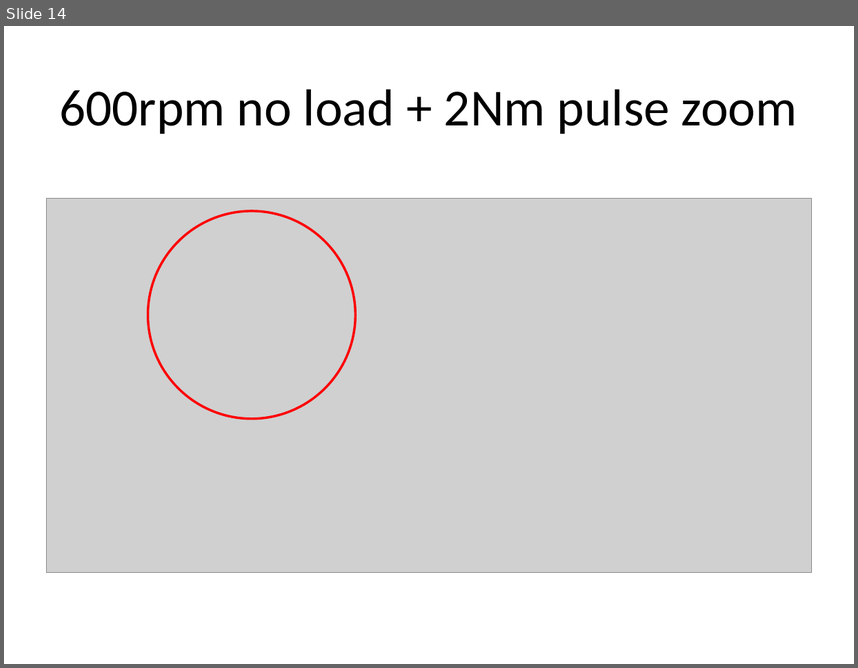
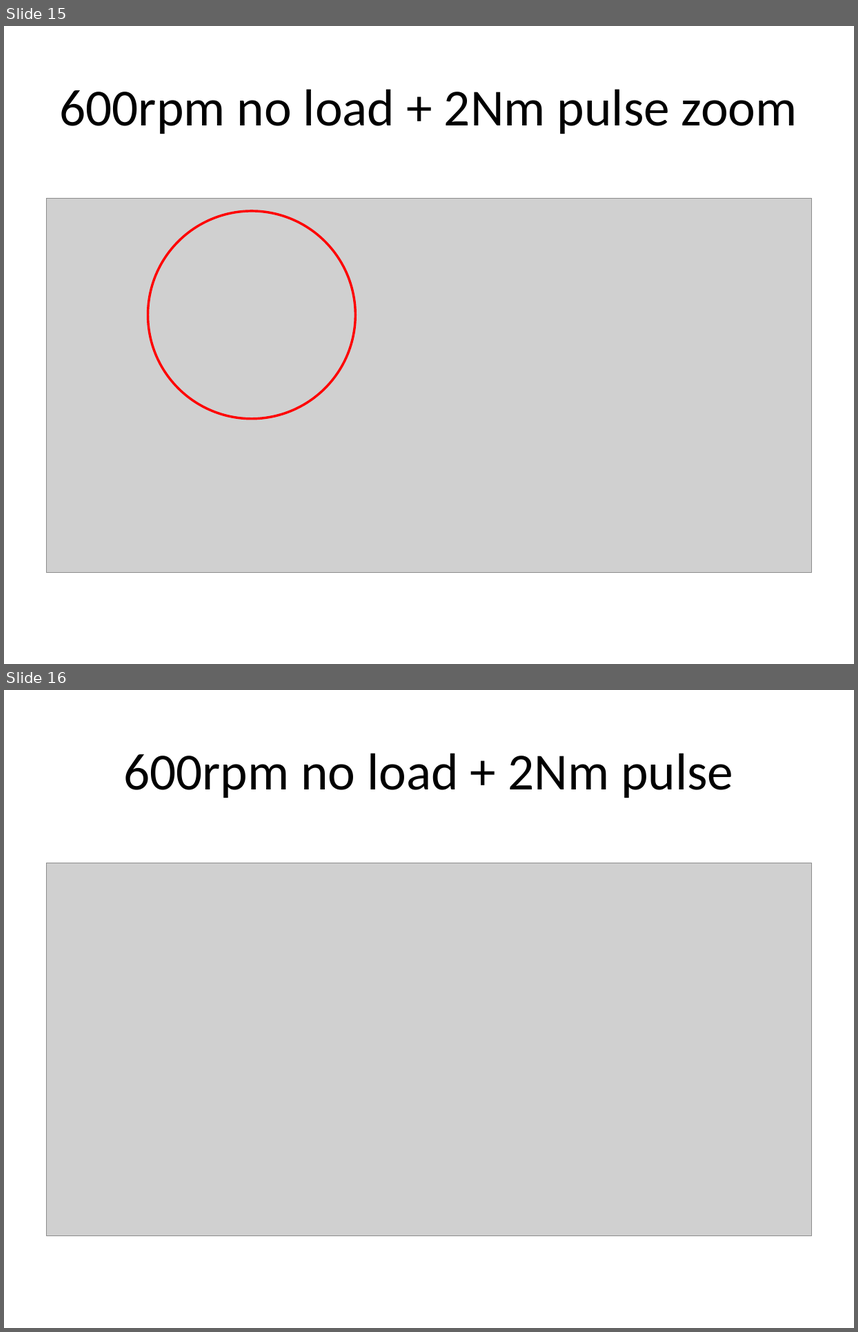
Before and after one commit to SerhatOzkucuk/PhD-Works, a slide deck: Parameter Estimation Works/SerhatServoAutoTune_RuzgemSetup/MATLAB_Disturbance_analysis_RuzgemData/FFT analysis - outcomes.pptx. Shown one above the other, each under a label of ours: slide 14 before the commit, slides 15 and 16 after it. The pictures are 858x668 and 858x1332 pixels, drawn with LibreOffice and Linux fonts; fonts in the diff are those of the drawing; grey boxes stand for pictures. Boxes give left, top, right and bottom in pixels: in the first picture for what was removed or moved away, otherwise in the second. Text is boxed around its words. In the diff, an @@ line names an element or a change of style, - is before the commit and + after.

```diff
--- a/Parameter Estimation Works/SerhatServoAutoTune_RuzgemSetup/MATLAB_Disturbance_analysis_RuzgemData/FFT analysis - outcomes.pptx
+++ b/Parameter Estimation Works/SerhatServoAutoTune_RuzgemSetup/MATLAB_Disturbance_analysis_RuzgemData/FFT analysis - outcomes.pptx
@@ slide 16 added at (4, 690, 854, 1328), background #FFFFFF @@
@@ title added at (123, 753, 733, 798), 44 pt, text #000000 @@
+600rpm no load + 2Nm pulse
@@ picture added at (47, 862, 811, 1235) @@
@@ what was slide 14 is now slide 15 @@
```
Also in this commit, not shown: 2 slides changed, 8 other slides added, 1 other file.
